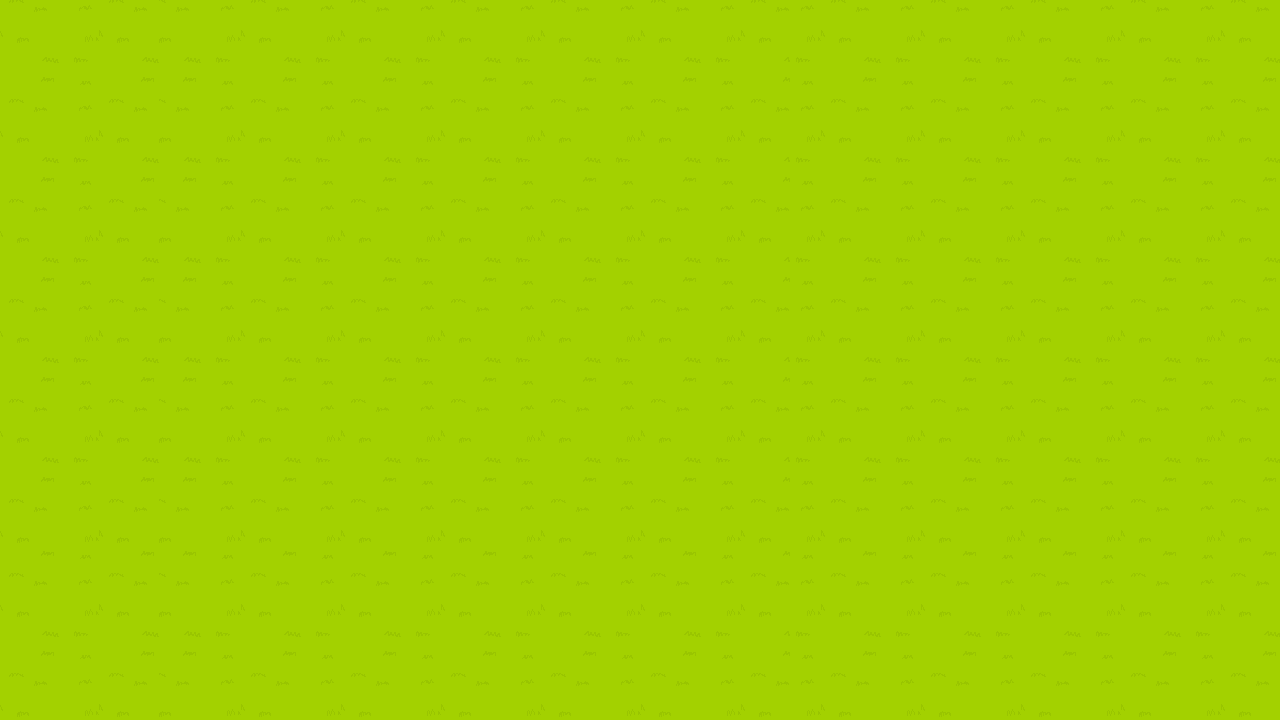
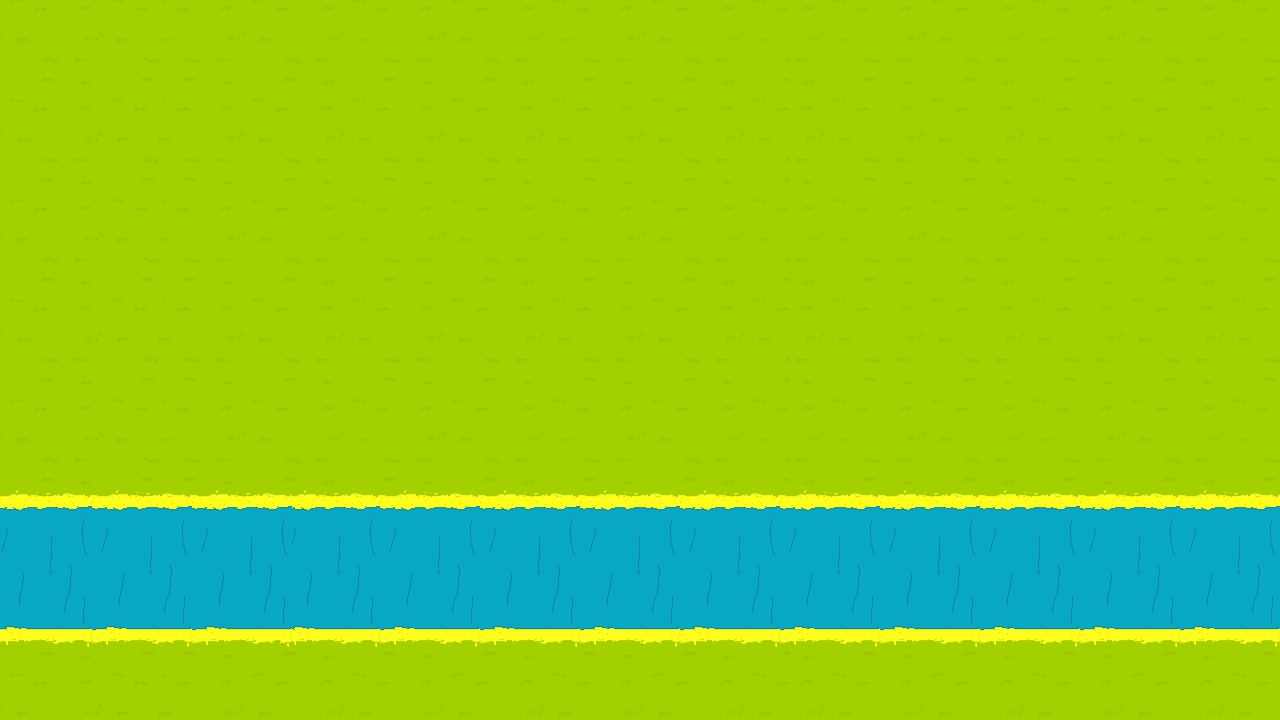
The second 1280 × 720 image is a revision of the first. Changes to its layers:
added layer "RIO" (1st of 14) above "RIO" over [left=680, top=490, right=780, bottom=647]
added layer "RIO" (2nd of 14) above "RIO" over [left=780, top=490, right=880, bottom=647]
added layer "RIO" (4th of 14) above "RIO" over [left=0, top=490, right=92, bottom=647]
added layer "RIO" (5th of 14) above "RIO" over [left=92, top=490, right=192, bottom=647]
added layer "RIO" (6th of 14) above "RIO" over [left=192, top=490, right=292, bottom=647]
added layer "RIO" (7th of 14) above "RIO" over [left=280, top=490, right=380, bottom=647]
added layer "RIO" (8th of 14) above "RIO" over [left=380, top=490, right=480, bottom=647]
added layer "RIO" (9th of 14) above "RIO" over [left=480, top=490, right=580, bottom=647]
added layer "RIO" (10th of 14) above "RIO" over [left=580, top=490, right=680, bottom=647]
added layer "RIO" (11th of 14) above "RIO" over [left=880, top=490, right=980, bottom=647]
added layer "RIO" (12th of 14) above "RIO" over [left=980, top=490, right=1080, bottom=647]
added layer "RIO" (13th of 14) above "RIO" over [left=1080, top=490, right=1180, bottom=647]
added layer "RIO" (14th of 14) above "Camada 1" over [left=1180, top=490, right=1280, bottom=647]
